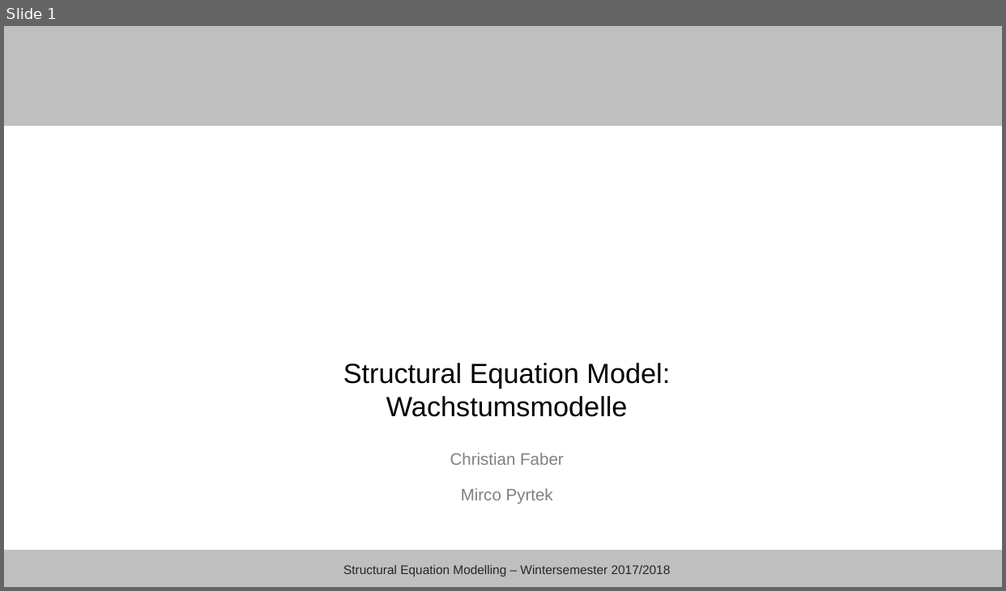
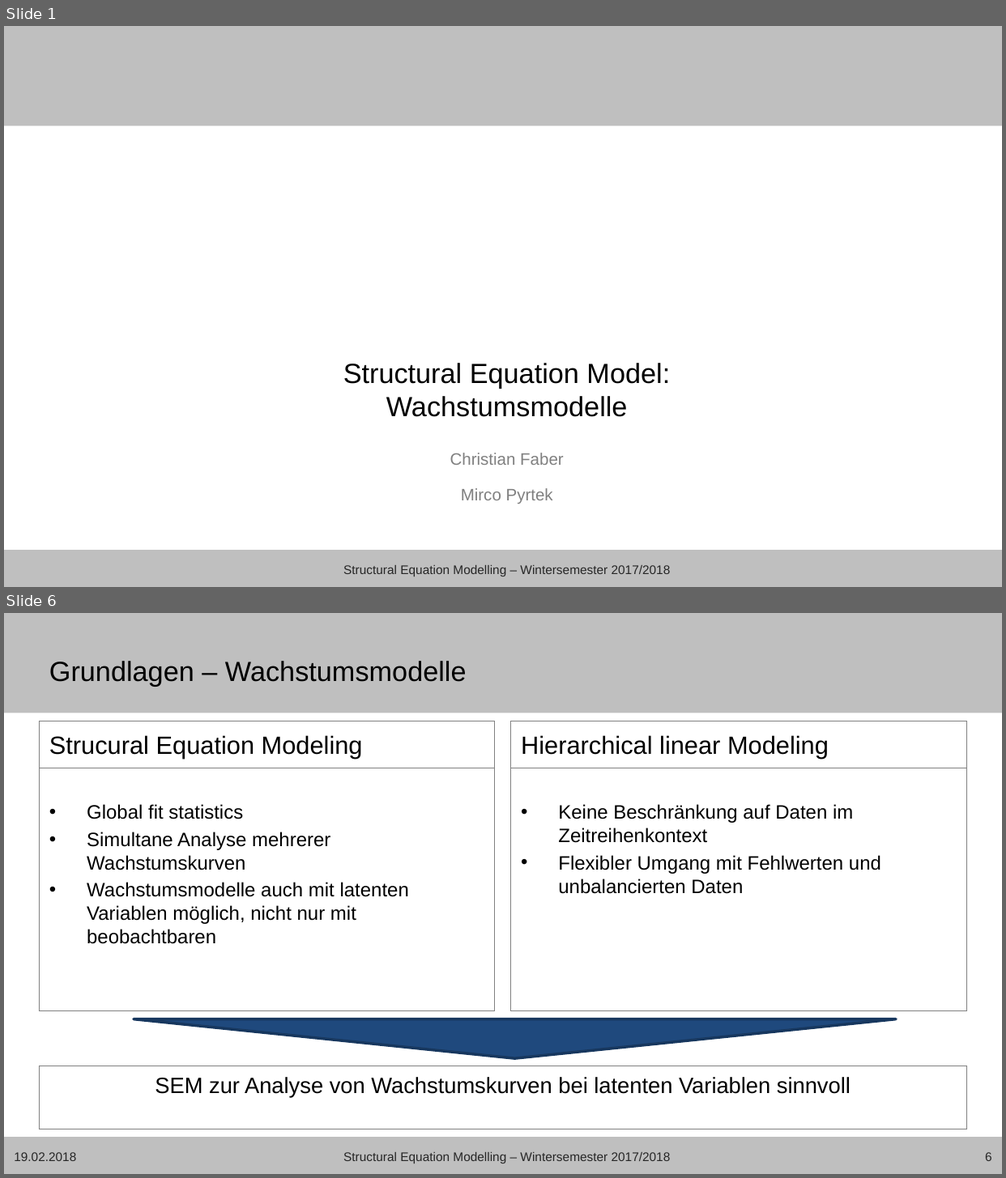
Before and after one commit to mircopp/Structural-Equation-Modeling, a slide deck: Christian_sem17_18_wachstumsmodelle_präsentation.pptx. Shown one above the other, each under a label of ours: slide 1 before the commit, slides 1 and 6 after it; the slides between them are not shown. The pictures are 1006x591 and 1006x1178 pixels, drawn with LibreOffice and Linux fonts; fonts in the diff are those of the drawing; background and template pictures are left out. Boxes give left, top, right and bottom in pixels: in the first picture for what was removed or moved away, otherwise in the second. Text is boxed around its words. In the diff, an @@ line names an element or a change of style, - is before the commit and + after.

```diff
--- a/Christian_sem17_18_wachstumsmodelle_präsentation.pptx
+++ b/Christian_sem17_18_wachstumsmodelle_präsentation.pptx
@@ slide 6 added at box(4, 613, 1002, 1174), background #FFFFFF; not listed: 2 template elements that a slide beside it also shows @@
@@ title added at box(49, 661, 467, 686), 20 pt, text #000000 @@
+Grundlagen – Wachstumsmodelle
@@ text added at box(39, 721, 494, 768), outline #808080 0.75 pt, 18 pt, text #000000 @@
+Strucural Equation Modeling
@@ text added at box(511, 721, 967, 768), outline #808080 0.75 pt, 18 pt, text #000000 @@
+Hierarchical linear Modeling
@@ text added at box(39, 768, 494, 1012), outline #808080 0.75 pt, 14 pt, text #000000 @@
+• Global fit statistics
+• Simultane Analyse mehrerer Wachstumskurven
+• Wachstumsmodelle auch mit latenten Variablen möglich, nicht nur mit beobachtbaren
@@ text added at box(511, 768, 967, 1012), outline #808080 0.75 pt, 14 pt, text #000000 @@
+• Keine Beschränkung auf Daten im Zeitreihenkontext
+• Flexibler Umgang mit Fehlwerten und unbalancierten Daten
@@ flow chart merge added at box(134, 1019, 896, 1058), fill #1F497D, outline #17375E 2 pt @@
@@ text added at box(39, 1067, 966, 1130), outline #808080 0.75 pt, 16 pt, text #000000 @@
+SEM zur Analyse von Wachstumskurven bei latenten Variablen sinnvoll
@@ text added at box(14, 1152, 76, 1161), 9 pt, text #262626 @@
+19.02.2018
@@ text added at box(343, 1152, 671, 1164), 9 pt, text #262626 @@
+Structural Equation Modelling – Wintersemester 2017/2018
@@ page number added at box(985, 1152, 992, 1161), 9 pt, text #262626 @@
+6
```
Also in this commit, not shown: 6 slides changed, 5 other slides added, 2 other files.
